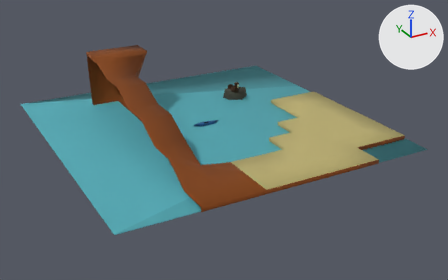
The COLLADA model Kayak/art.scnassets/Kayak.dae as it was, and as the next commit left it.
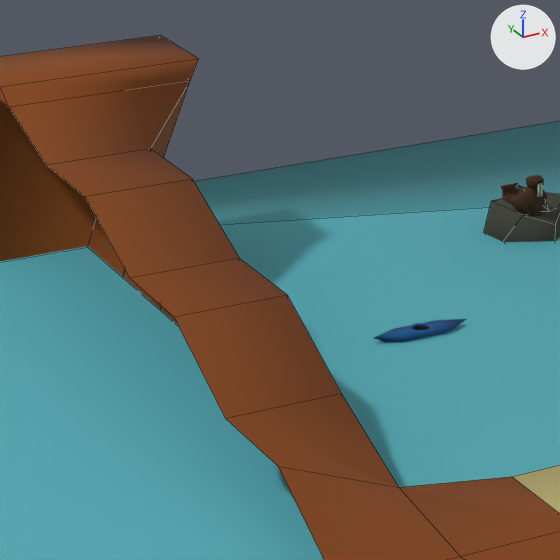
Old and new are each drawn whole from a 50 mm lens placed at (-0.1794, -0.3514, 0.155), pointed at (0.0053, -0.0156, -0.0129) and again close up on the part from 21% to 54% of the width and 13% to 66% of the height. Lighting does not change. The marker at upper right points along +X, +Y and +Z. The close-ups show mesh edges as thin lines.

The first close-up shows 'Kayak-0', 'Rock-0', 'WalrusBody-0', 'Water-0', 'land-0'.
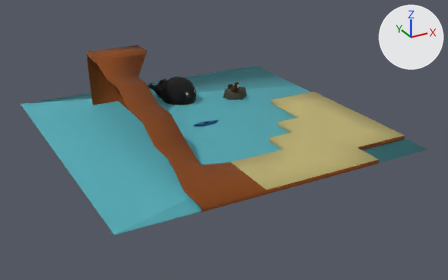
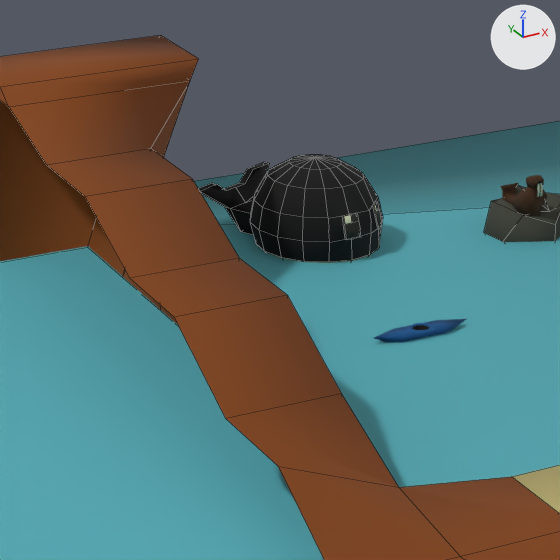
The newer file is also turned or shifted as a whole; pictures and numbers use the older file's frame.

Where the change shows, as pixel boxes [x1, y1, x2, y2] in the close-ups (560 x 560 px):
'Whale-0', added: after [198, 154, 383, 263]

What changed in the scene script:
```text
Add me_whale_0:
    me_whale_0.from_pydata(...)  # 172 vertices, 142 faces; spans x -0.0158..0.0165, y 0.0391..0.0775, z -0.0107..0.0134
    me_whale_0.materials.append(mat_default)
Add ob_whale_0:
    ob_whale_0 = bpy.data.objects.new('Whale-0', me_whale_0)
    ob_whale_0.location = (0.0, 0.0, -0.0013)
```
